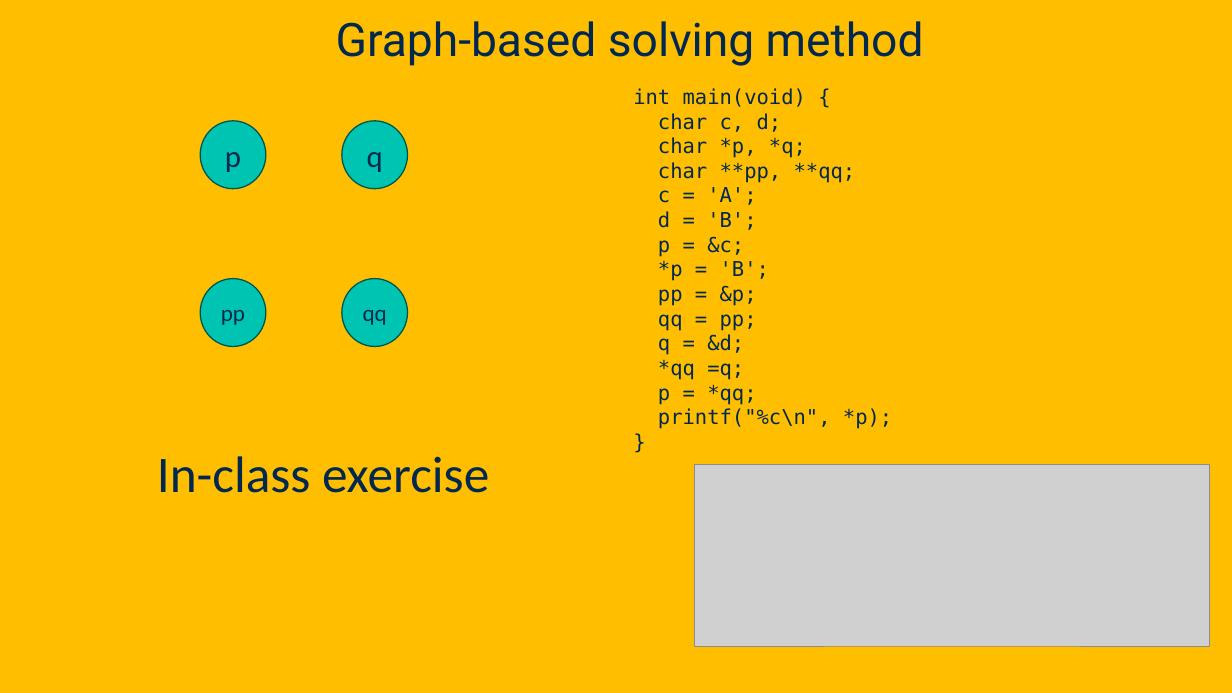
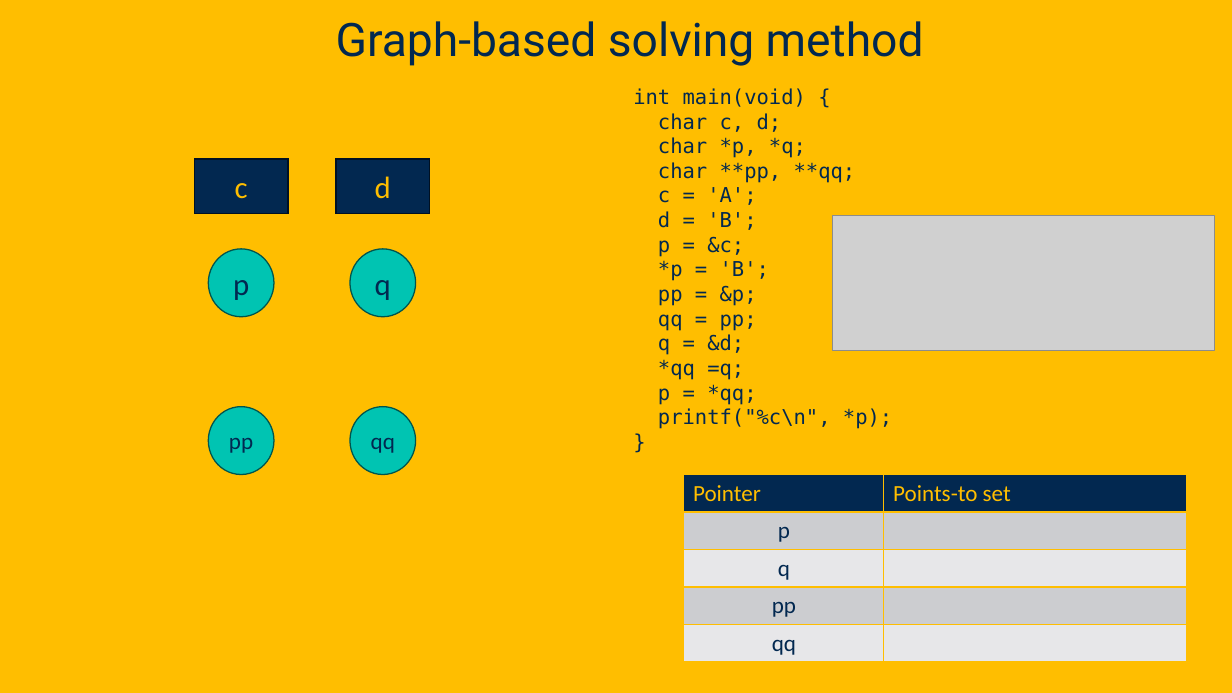
Before and after one commit to davsec-teaching/ECS289C-Spring2025, a slide deck: slide 31 of slides/4_pointer_analysis.pptx. Drawn at 1232x693 pixels with LibreOffice and Linux fonts; fonts in the diff are those of the drawing; grey boxes stand for pictures; background and template pictures are left out. Boxes give left, top, right and bottom in pixels: in the first picture for what was removed or moved away, otherwise in the second. Text is boxed around its words. In the diff, an @@ line names an element or a change of style, - is before the commit and + after.

```diff
--- a/slides/4_pointer_analysis.pptx
+++ b/slides/4_pointer_analysis.pptx
@@ rectangle added at box(194, 159, 287, 213), fill #022850, outline #011223 1 pt, 24 pt, text #FFBE00 @@
+c
@@ rectangle added at box(336, 159, 430, 213), fill #022850, outline #011223 1 pt, 24 pt, text #FFBE00 @@
+d
@@ picture: place and size @@
-picture at box(695, 464, 1210, 646)
+picture at box(833, 215, 1214, 350)
@@ ellipse "p": place and size @@
-ellipse "p" at box(201, 121, 266, 189)
+ellipse "p" at box(208, 249, 274, 316)
@@ ellipse "q": place and size @@
-ellipse "q" at box(342, 121, 408, 189)
+ellipse "q" at box(350, 249, 416, 316)
@@ ellipse "pp": place and size @@
-ellipse "pp" at box(201, 279, 266, 347)
+ellipse "pp" at box(208, 407, 274, 474)
@@ ellipse "qq": place and size @@
-ellipse "qq" at box(342, 279, 408, 347)
+ellipse "qq" at box(350, 407, 416, 474)
@@ text removed at box(157, 456, 489, 493) @@
-In-class exercise
@@ table added at box(684, 475, 1187, 662), 5 rows, 2 columns @@
+Pointer | Points-to set
+p | 
+q | 
+pp | 
+qq | 
```
Also in this commit, not shown: 6 other slides changed, 36 slides added.
